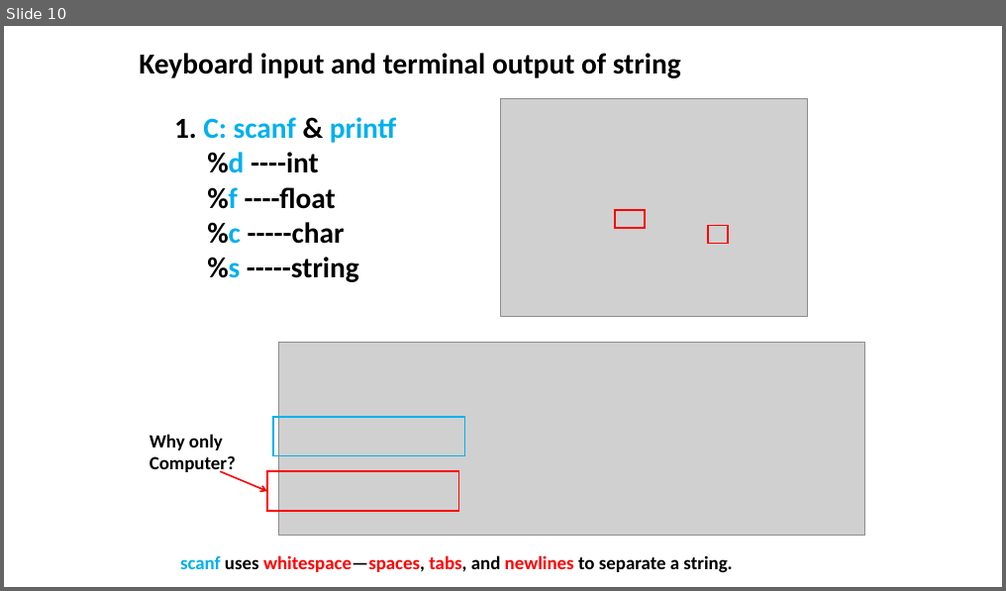
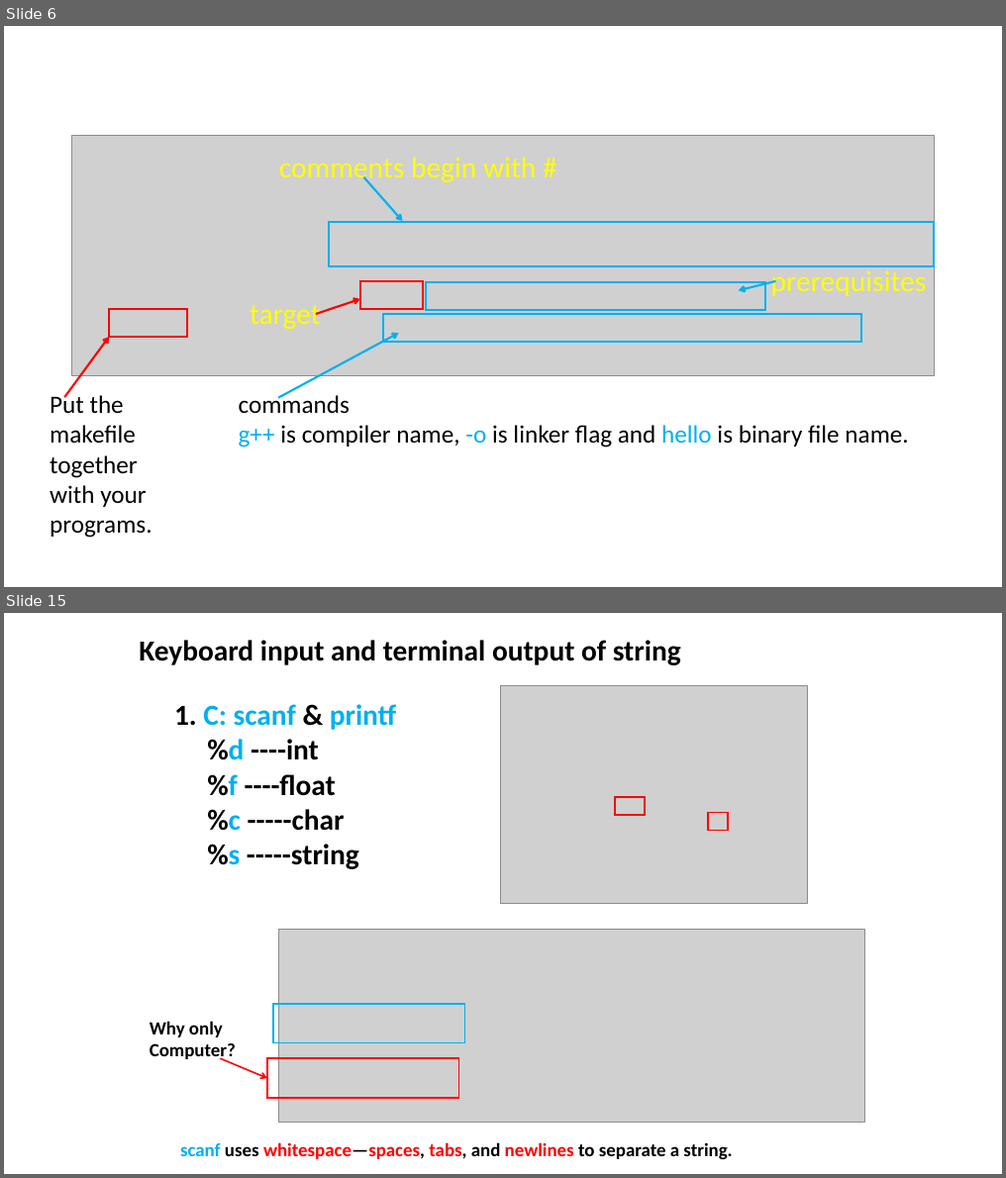
Before and after one commit to ShiqiYu/CPP, a slide deck: week04/Lab04.pptx. Shown one above the other, each under a label of ours: slide 10 before the commit, slides 6 and 15 after it; the slides between them are not shown. The pictures are 1006x591 and 1006x1178 pixels, drawn with LibreOffice and Linux fonts; fonts in the diff are those of the drawing; grey boxes stand for pictures; background and template pictures are left out. Boxes give left, top, right and bottom in pixels: in the first picture for what was removed or moved away, otherwise in the second. Text is boxed around its words. In the diff, an @@ line names an element or a change of style, - is before the commit and + after.

```diff
--- a/week04/Lab04.pptx
+++ b/week04/Lab04.pptx
@@ slide 6 added at <box>4,26,1002,587</box>, background #FFFFFF @@
@@ picture added at <box>72,135,935,375</box> @@
@@ text added at <box>279,157,536,185</box>, 28.1 pt, text #FFFF00 @@
+comments begin with #
@@ arrow added from (364, 177) to (402, 221), #00B0F0 2 pt @@
@@ rectangle added at <box>329,222,935,267</box>, outline #00B0F0 2 pt @@
@@ rectangle added at <box>360,281,423,309</box>, outline #FF0000 2 pt @@
@@ rectangle added at <box>426,282,764,310</box>, outline #00B0F0 2 pt @@
@@ arrow added from (776, 281) to (739, 291), #00B0F0 2 pt @@
@@ text added at <box>771,271,927,296</box>, 28.1 pt, text #FFFF00 @@
+prerequisites
@@ rectangle added at <box>109,309,187,337</box>, outline #FF0000 2 pt @@
@@ text added at <box>250,305,321,329</box>, 28.1 pt, text #FFFF00 @@
+target
@@ arrow added from (316, 314) to (360, 299), #FF0000 2 pt @@
@@ rectangle added at <box>383,314,862,342</box>, outline #00B0F0 2 pt @@
@@ arrow added from (64, 397) to (109, 337), #FF0000 2 pt @@
@@ arrow added from (278, 398) to (399, 333), #00B0F0 2 pt @@
@@ text added at <box>50,393,152,538</box>, 24 pt, text #000000 @@
+Put the
+makefile
+together
+with your
+programs.
@@ text added at <box>239,393,908,448</box>, 24 pt, text #000000 @@
+commands
+g++ is compiler name, -o is linker flag and hello is binary file name.
@@ what was slide 10 is now slide 15 @@
```
Also in this commit, not shown: 3 slides changed, 15 other slides added, 22 slides removed.
